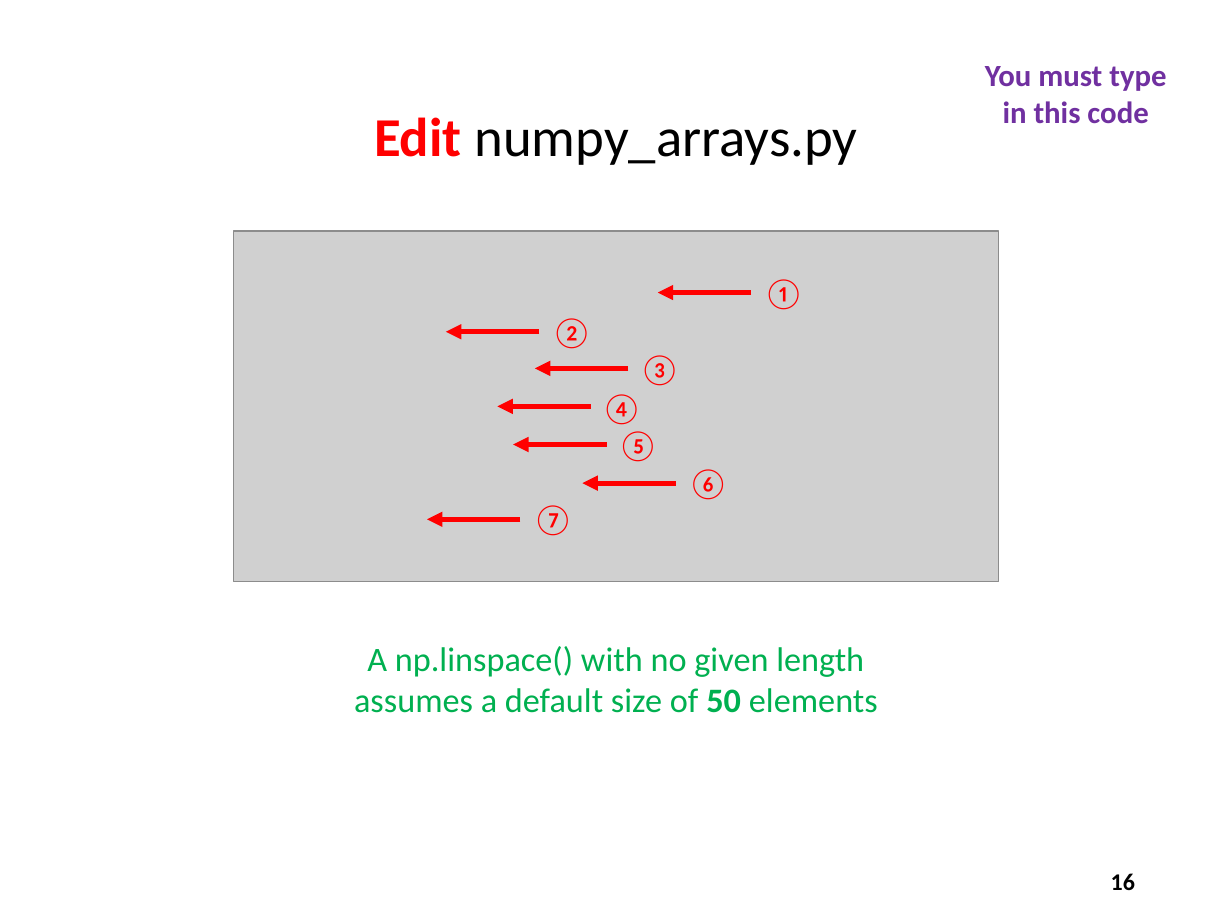
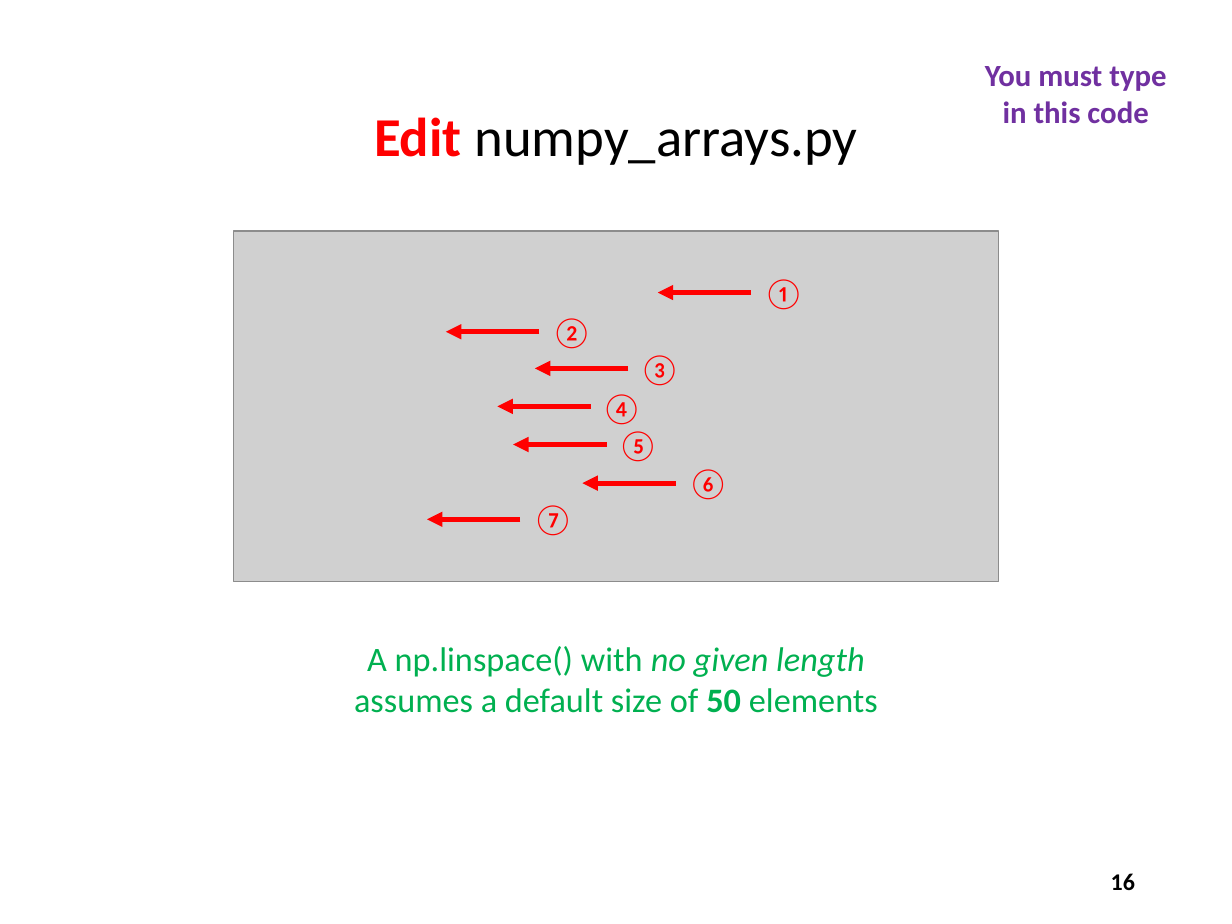
Before and after one commit to dbiersach/scicomp101, a slide deck: slide 16 of Session 05 - Cartesian Graphs and Conic Sections/Session 05 - Cartesian Graphs and Conic Sections.pptx. Drawn at 1232x924 pixels with LibreOffice and Linux fonts; fonts in the diff are those of the drawing; grey boxes stand for pictures. Boxes give left, top, right and bottom in pixels: in the first picture for what was removed or moved away, otherwise in the second. Text is boxed around its words. In the diff, an @@ line names an element or a change of style, - is before the commit and + after.

```diff
--- a/Session 05 - Cartesian Graphs and Conic Sections/Session 05 - Cartesian Graphs and Conic Sections.pptx
+++ b/Session 05 - Cartesian Graphs and Conic Sections/Session 05 - Cartesian Graphs and Conic Sections.pptx
@@ text at [367,646,865,677]: italic on in "no given length" @@
```
Also in this commit, not shown: 10 other slides changed, 2 slides added, 29 slides removed.
